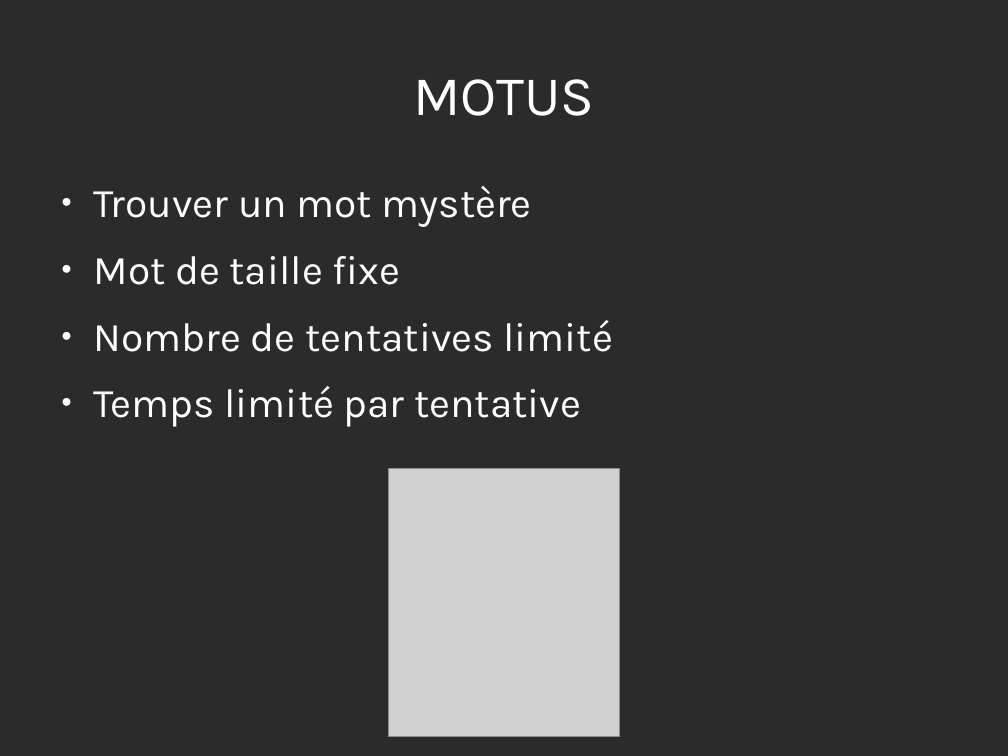
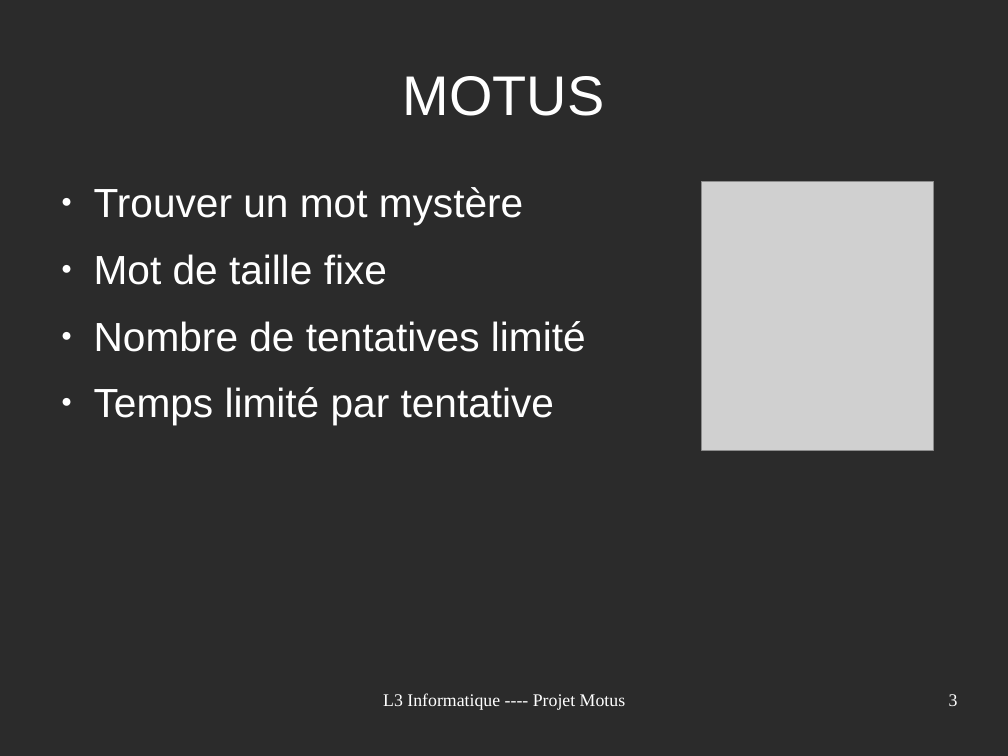
Before and after one commit to Yamihoshi/Projet-L3, a slide deck: slide 3 of Momomotus.odp. Drawn at 1008x756 pixels with LibreOffice and Linux fonts; fonts in the diff are those of the drawing; grey boxes stand for pictures; background and template pictures are left out; a plain dark background stands for a picture behind light text. Boxes give left, top, right and bottom in pixels: in the first picture for what was removed or moved away, otherwise in the second. Text is boxed around its words. In the diff, an @@ line names an element or a change of style, - is before the commit and + after.

```diff
--- a/Momomotus.odp
+++ b/Momomotus.odp
@@ title "MOTUS" at [403, 76, 605, 116]: font Karla to Arial @@
@@ text "Trouver un mot mystère" at [94, 187, 586, 425]: font Karla to Arial @@
@@ picture: place and size @@
-picture at [389, 468, 620, 737]
+picture at [702, 181, 934, 450]
@@ text added at [383, 693, 626, 710], 14 pt, text #FFFFFF @@
+L3 Informatique ---- Projet Motus
@@ page number added at [949, 694, 958, 706], 14 pt, text #FFFFFF @@
+3
```
Also in this commit, not shown: 11 other slides changed, 1 slide added, 1 other file.
